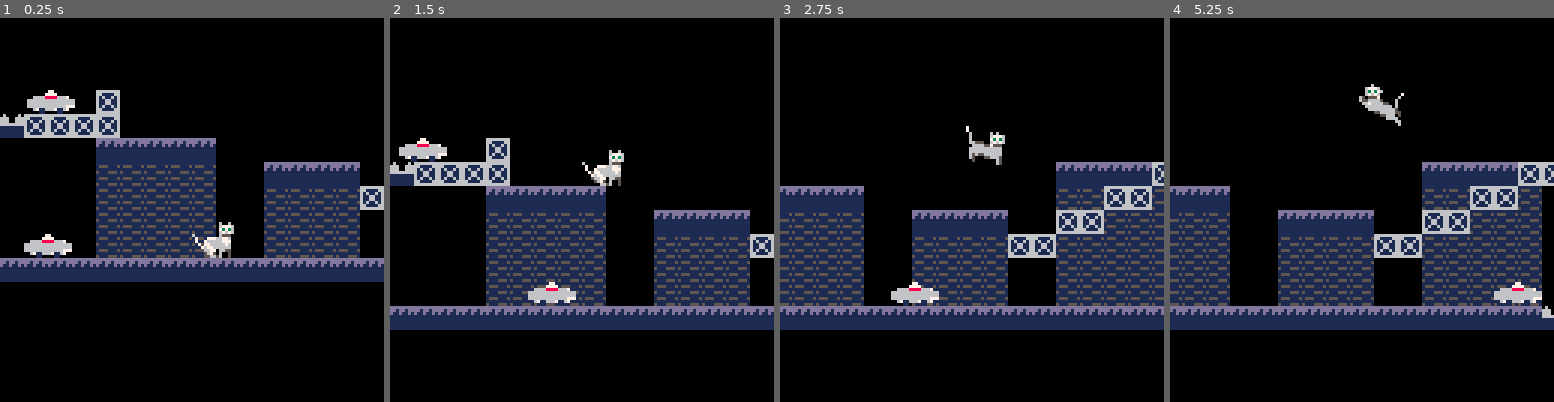
Above: before the commit, frames 1-4 (left to right).
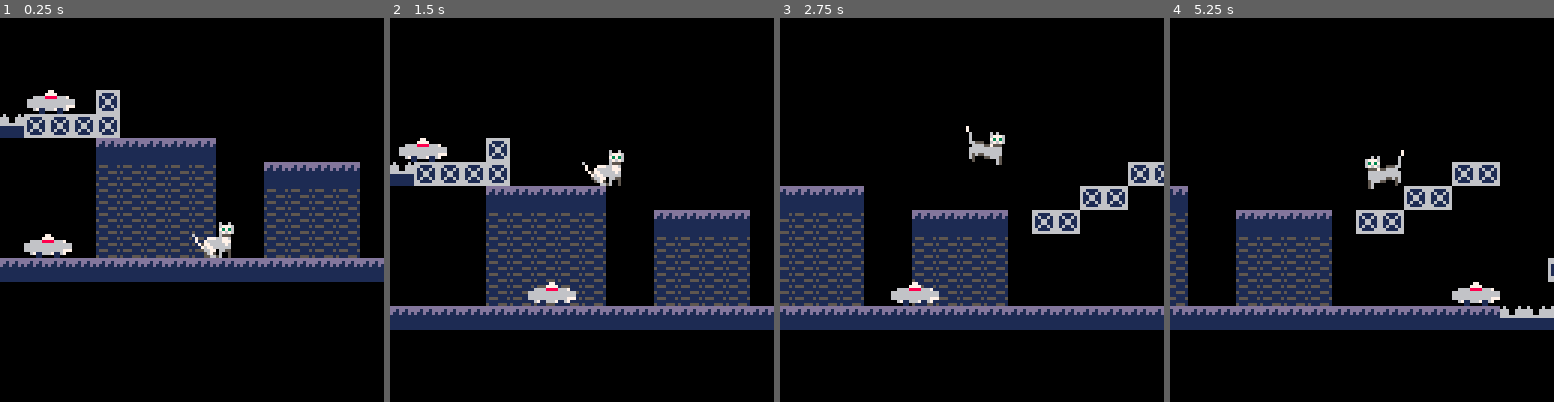
Above: after the commit, the same moments.

Repository: salvadorvanoli/MeowlineDelivery
Game: PICO-8 cartridge meowline.p8
The game is run twice, just before and just after one commit, with the same random seed, the same clock (stepped at 60 frames per second) and the same inputs.
Inputs:
- Up to frame 1 (0.25 s): no input
- Up to frame 2 (1.5 s): tap O (Z key) at 0.7 s
- Up to frame 3 (2.75 s): hold Right 1.6-2.1 s; tap O (Z key) at 1.7, 2.1, 2.5 s; hold Right from 2.47 s (still down)
- Up to frame 4 (5.25 s): tap O (Z key) every 0.4 s from 2.9 to 4.9 s; release Right at 3.03 s; hold Left 3.08-3.58 s; hold Right 4.02-4.68 s; hold Left from 5.08 s (still down)

The runs differ from the first frame. In frame 1, 0.4% of the frame differs, in the area x 93-100%, y 43-50%; in frame 2, 0.4%; in frame 3, 11%; in frame 4, 25%, in the area x 0-100%, y 17-79%.

Commit message:
Modificado el mapa levemente para probar los bloques nuevos

Diff:
--- a/meowline.p8
+++ b/meowline.p8
@@ -1,7 +1,7 @@
 pico-8 cartridge // http://www.pico-8.com
 version 42
 __lua__
--- Variables
+-- variables
 
 -- Activar modo debugging (se ven las hitboxes)
 debugging = false;
@@ -21,14 +21,14 @@
     walking = false
 }
 
--- Enemigos roombas
+-- enemigos roombas
 roombas = {}
 roomba_move_speed = 1
 
--- Sprite que se convierte en roomba en el mapa
+-- sprite que se convierte en roomba en el mapa
 roomba_spawn_sprite = 32
 
--- Variables de movimiento
+-- variables de movimiento
 gravity = 0.3
 jump_power = -5
 move_speed = 2
@@ -36,7 +36,7 @@
 -- Indice del sprite solido (suelo)
 platform_sprites = { 64 }     -- Bloques de plataforma (solo solidos desde arriba)
 solid_sprites = { 66 }    -- Bloques totalmente solidos (desde todos los lados)
-damage_sprites = { 67 } -- Bloques que danian al jugador
+damage_sprites = { 67 } -- Bloques que daれねan al jugador
 
 -->8
 -- funciones de colisiones
@@ -61,7 +61,7 @@
     return false
 end
 
--- Funcion para verificar si un sprite es un bloque que dania al jugador
+-- Funcion para verificar si un sprite es un bloque que daれねa al jugador
 function is_damage_sprite(sprite_id)
     for damage in all(damage_sprites) do
         if sprite_id == damage then
@@ -93,7 +93,7 @@
     return false
 end
 
--- Funcion para detectar bloques daniinos
+-- Funcion para detectar bloques daれねinos
 function check_damage_collision(x, y, w, h)
     x = flr(x)
     y = flr(y)
@@ -128,7 +128,7 @@
     for cx = start_cx, end_cx do
         for cy = start_cy, end_cy do
             local sprite_id = mget(cx, cy)
-            if is_platform_sprite(sprite_id) then -- Cambio aqui
+            if is_platform_sprite(sprite_id) then -- Cambio aquれと
                 return true, cy * 8
             end
         end
@@ -193,7 +193,7 @@
     for cx = start_cx, end_cx do
         for cy = start_cy, end_cy do
             local sprite_id = mget(cx, cy)
-            -- Las roombas pueden pararse en plataformas, bloques solidos Y bloques daniinos
+            -- Las roombas pueden pararse en plataformas, bloques solidos Y bloques daれねinos
             if is_platform_sprite(sprite_id) or is_solid_sprite(sprite_id) or is_damage_sprite(sprite_id) then
                 return true, cy * 8
             end
@@ -212,18 +212,18 @@
 end
 
 -->8
--- Funciones para dibujar y update
-
--- Funcion de inicializacion de todos los enemigos
+-- funciones para dibujar y update
+
+-- funcion de inicializacion de todos los enemigos
 function _init()
     spawn_enemies_from_map()
 end
 
--- Funcion para escanear el mapa y crear enemigos (por ahora solo roombas)
+-- funcion para escanear el mapa y crear enemigos (por ahora solo roombas)
 function spawn_enemies_from_map()
     roombas = {} -- limpiar array existente
 
-    -- Escanear todo el mapa
+    -- escanear todo el mapa
     for mx = 0, 127 do
         for my = 0, 31 do
             if mget(mx, my) == roomba_spawn_sprite then
@@ -327,14 +327,14 @@
     draw_roombas()
 end
 
--- Funcion para dibujar todos los enemigos
+-- funcion para dibujar todos los enemigos
 function draw_roombas()
     for roomba in all(roombas) do
         spr(32, roomba.x, roomba.y, 2, 1)
     end
 end
 
--- Funcion para actualizar
+-- funcion para actualizar
 function _update()
     -- Movimiento del jugador
     if btn(0) then -- izquierda
@@ -396,12 +396,13 @@
             end
         end
     else
-        -- Si no esta sobre una roomba, aplicar gravedad y verificar colision vertical
+        -- Codigo existente para cuando no esta sobre roomba...
         local new_y = player.y + player.dy
         if check_solid_collision(player.x, new_y, player.w, player.h) then
             if player.dy > 0 then
                 player.grounded = true
                 player.dy = 0
+                -- Ajustar posicion para estar justo encima del bloque
                 local _, _, block_y = check_solid_collision(player.x, new_y, player.w, player.h)
                 player.y = block_y - player.h
             else  -- Subiendo (golpeo el techo)
@@ -410,7 +411,7 @@
                 player.y = block_y + 8  -- Posicionar debajo del bloque
             end
         else
-            player.y = new_y
+            player.y = new_y  -- Aplicar movimiento vertical
 
             -- Verificar colision con el suelo (plataformas y solidos)
             player.grounded = false
@@ -423,7 +424,7 @@
         end
     end
 
-    -- Verificar colision con bloques que danian al jugador
+    -- Verificar colision con bloques que daれねan al jugador
     if check_damage_collision(player.x, player.y, player.w, player.h) then
         reset_player_position()
     end
@@ -433,7 +434,7 @@
         reset_player_position()
     end
 
-    -- Limites del mapa
+    -- Lれとmites del mapa
     if player.x < 0 then player.x = 0 end
     if player.x + player.w > 1024 then player.x = 1024 - player.w end
     if player.y > 256 then player.y = 256 end
@@ -489,10 +490,10 @@
 0000000000000000000000000000000000000000000000000000000000000000000000000000000000000000000000000000000000000000000000000000000000000000000000000000000000000000000000000000000000000000000000000000000000000000000000000000000000000000000000000000000000000000
 0000000000000000000000000000000000000000000000000000000000000000000000000000000000000000000000000000000000000000000000000000000000000000000000000000000000000000000000000000000000000000000000000000000000000000000000000000000000000000000000000000000000000000
 0000200042000000000000000000000000000000000000000000000000000000004242000000000000000000000000000000000000000000000000000000000000000000000000000000000000000000000000000000000000000000000000000000000000000000000000000000000000000000000000000000000000000000
-4342424242000000000000000000000000404040404242000000000000000000004242000000000000000000000000000000000000000000000000000000000000000000000000000000000000000000000000000000000000000000000000000000000000000000000000000000000000000000000000000000000000000000
-0000000040404040400000000000000000414142424100000000000000000000004242000000000000000000000000000000000000000000000000000000000000000000000000000000000000000000000000000000000000000000000000000000000000000000000000000000000000000000000000000000000000000000
-0000000041414141410000404040400000424241414100000000000000000000004242000000000000000000000000000000000000000000000000000000000000000000000000000000000000000000000000000000000000000000000000000000000000000000000000000000000000000000000000000000000000000000
-0000000041414141410000414141414242414141414100000000000000424242424242424242420000000000000000000000000000000000000000000000000000000000000000000000000000000000000000000000000000000000000000000000000000000000000000000000000000000000000000000000000000000000
-0000000041414141410000414141410000414141414100004242420000424242424242424242420000000000000000000000000000000000000000000000000000000000000000000000000000000000000000000000000000000000000000000000000000000000000000000000000000000000000000000000000000000000
-2000000041414141410000414141410000414141414100000000000000424242424242424242420000000000000000000000000000000000000000000000000000000000000000000000000000000000000000000000000000000000000000000000000000000000000000000000000000000000000000000000000000000000
+4342424242000000000000000000000000000000424200000000000000000000004242000000000000000000000000000000000000000000000000000000000000000000000000000000000000000000000000000000000000000000000000000000000000000000000000000000000000000000000000000000000000000000
+0000000040404040400000000000000000004242000000000000000000000000004242000000000000000000000000000000000000000000000000000000000000000000000000000000000000000000000000000000000000000000000000000000000000000000000000000000000000000000000000000000000000000000
+0000000041414141410000404040400042420000000000000000000000000000004242000000000000000000000000000000000000000000000000000000000000000000000000000000000000000000000000000000000000000000000000000000000000000000000000000000000000000000000000000000000000000000
+0000000041414141410000414141410000000000000000000000000000424242424242424242420000000000000000000000000000000000000000000000000000000000000000000000000000000000000000000000000000000000000000000000000000000000000000000000000000000000000000000000000000000000
+0000000041414141410000414141410000000000000000004242420000424242424242424242420000000000000000000000000000000000000000000000000000000000000000000000000000000000000000000000000000000000000000000000000000000000000000000000000000000000000000000000000000000000
+2000000041414141410000414141410000000000000000000000000000424242424242424242420000000000000000000000000000000000000000000000000000000000000000000000000000000000000000000000000000000000000000000000000000000000000000000000000000000000000000000000000000000000
 4040404040404040404040404040404040404040404043434343434343424242424242424242420000000000000000000000000000000000000000000000000000000000000000000000000000000000000000000000000000000000000000000000000000000000000000000000000000000000000000000000000000000000
